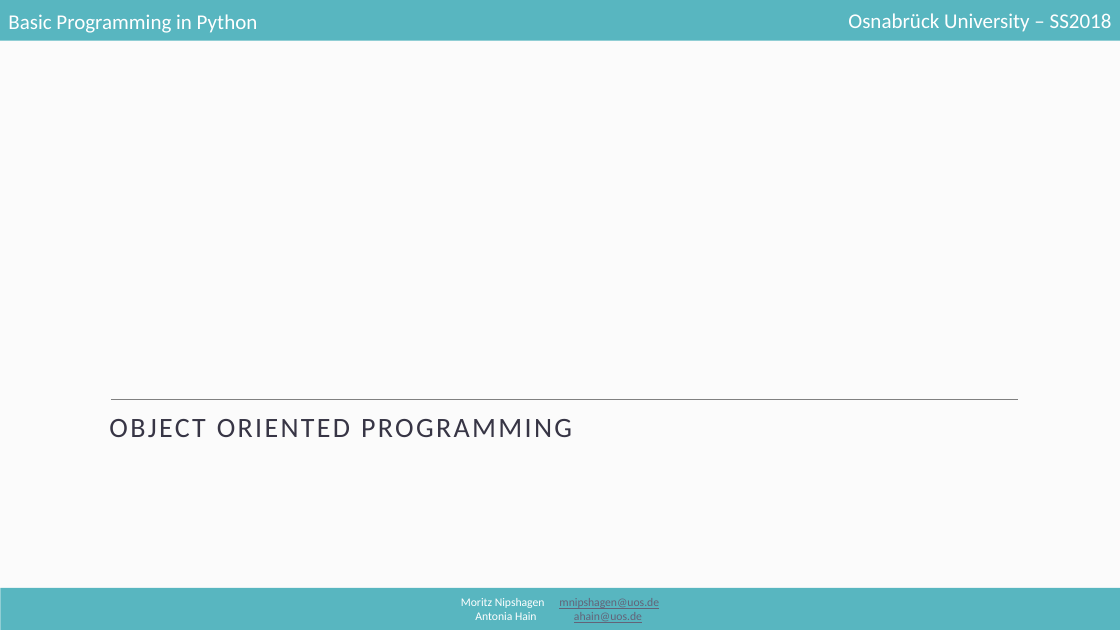
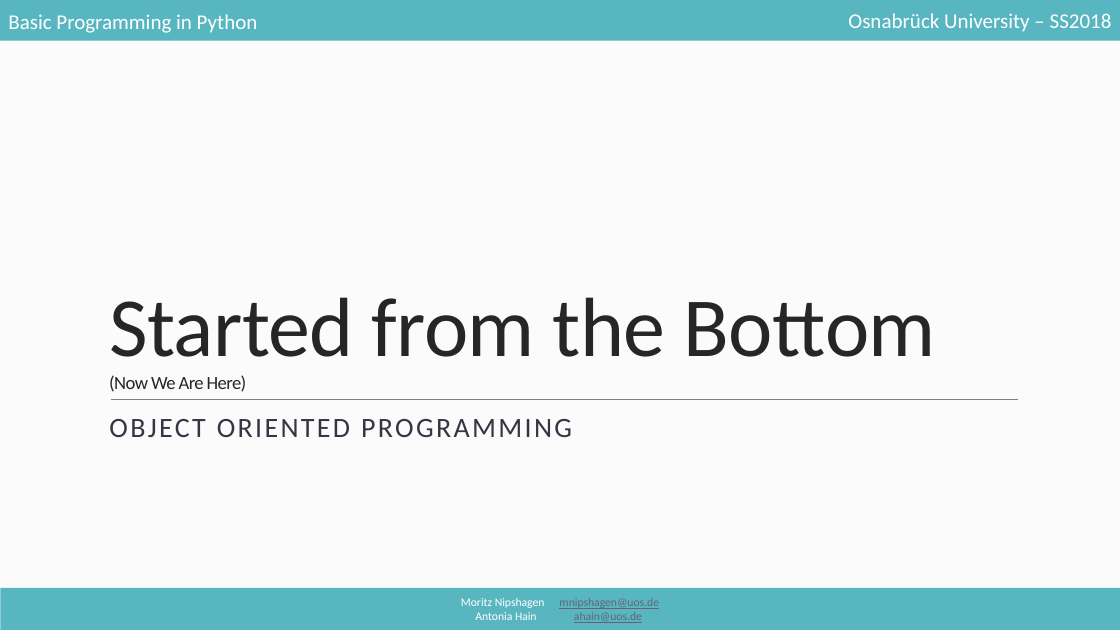
Before and after one commit to mnipshagen/monty, a slide deck: slide 1 of 2018/09/09_OOP.pptx. Drawn at 1120x630 pixels with LibreOffice and Linux fonts; fonts in the diff are those of the drawing. Boxes give left, top, right and bottom in pixels: in the first picture for what was removed or moved away, otherwise in the second. Text is boxed around its words. In the diff, an @@ line names an element or a change of style, - is before the commit and + after.

```diff
--- a/2018/09/09_OOP.pptx
+++ b/2018/09/09_OOP.pptx
@@ title added at bbox=[109, 297, 936, 392], 72 pt, text #262626 @@
+Started from the Bottom
+(Now We Are Here)
```
Also in this commit, not shown: 1 other slide changed, 43 slides added, 10 other files.
